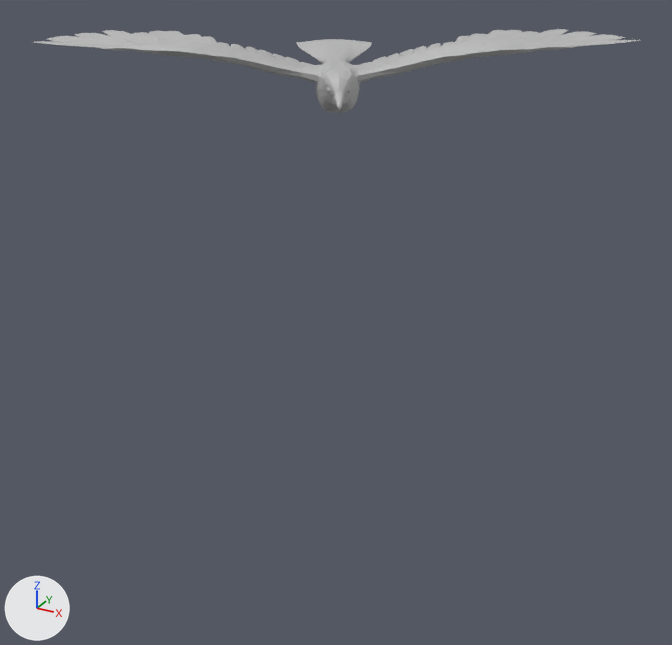
One commit to the FBX model The Hollow Shield/Assets/Meshes/messengerRaven.fbx: the scene before it, then after it.
Rendered twice from a 50 mm lens placed at (0.0255, -0.0444, 0.0334), pointed at (0.0011, 0.0, 0.0112). Lighting does not change. The marker at lower left points along +X, +Y and +Z. Where no turn or scale is listed for an object, it has been applied to the vertices. Vertices at the same position are counted once.

In view in the first picture: 'messengerRaven'.
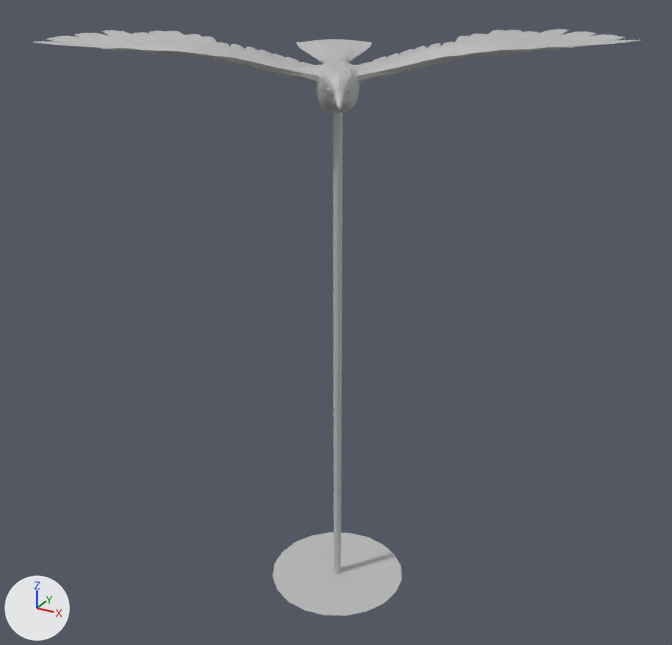
The newer file is also rescaled (x1.418), turned or shifted as a whole; pictures and numbers use the older file's frame.

Pixel boxes (x1, y1, x2, y2) of what changed, in the pictures (672 x 645 px):
'messengerRaven', reshaped (592% taller)
    before: (34, 29, 640, 113)
    after: (34, 29, 640, 616)
part 1 of me_mesh, added
    after: (273, 112, 402, 616)

Edits to the bpy script that builds the scene:
```text
Change me_mesh:
    used by ob_messengerraven; location = (0.0, 0.00199, 0.02562)
    remove me_mesh.from_pydata(...)  # 1824 vertices, 3709 faces; spans x -0.0122..0.0153, y -0.011..0.0067, z -0.002..0.002
    add me_mesh.from_pydata(...)  # 1884 vertices, 3749 faces; spans x -0.0122..0.0153, y -0.011..0.0067, z -0.0325..0.002
    me_mesh part 1: a new loose piece of 60 vertices spanning x -0.0031..0.0055, y -0.0064..0.0023, z -0.0325..-0.0008, in mat_mat_vertexcol (grey #bcbcbc)
```
